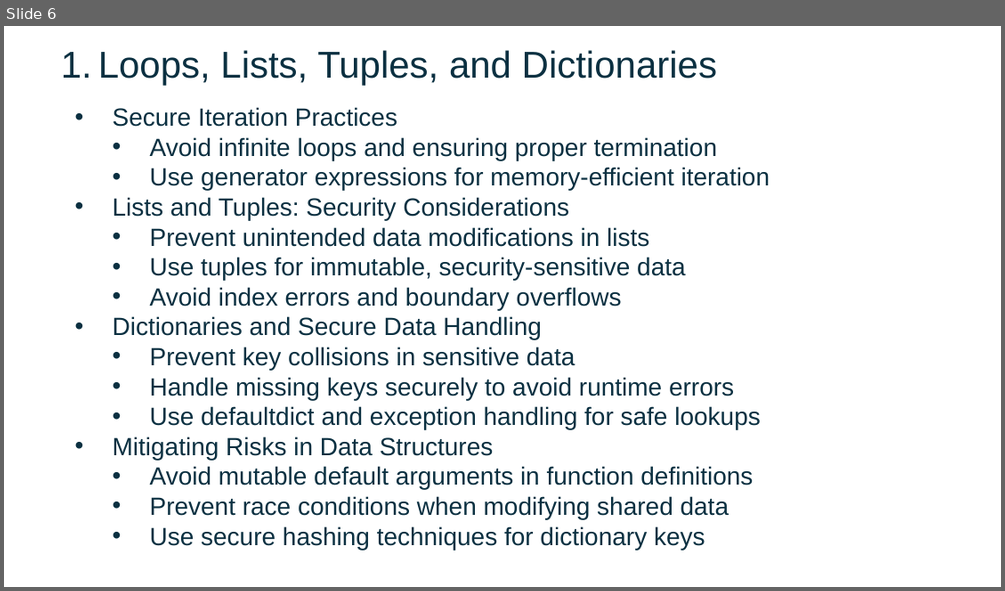
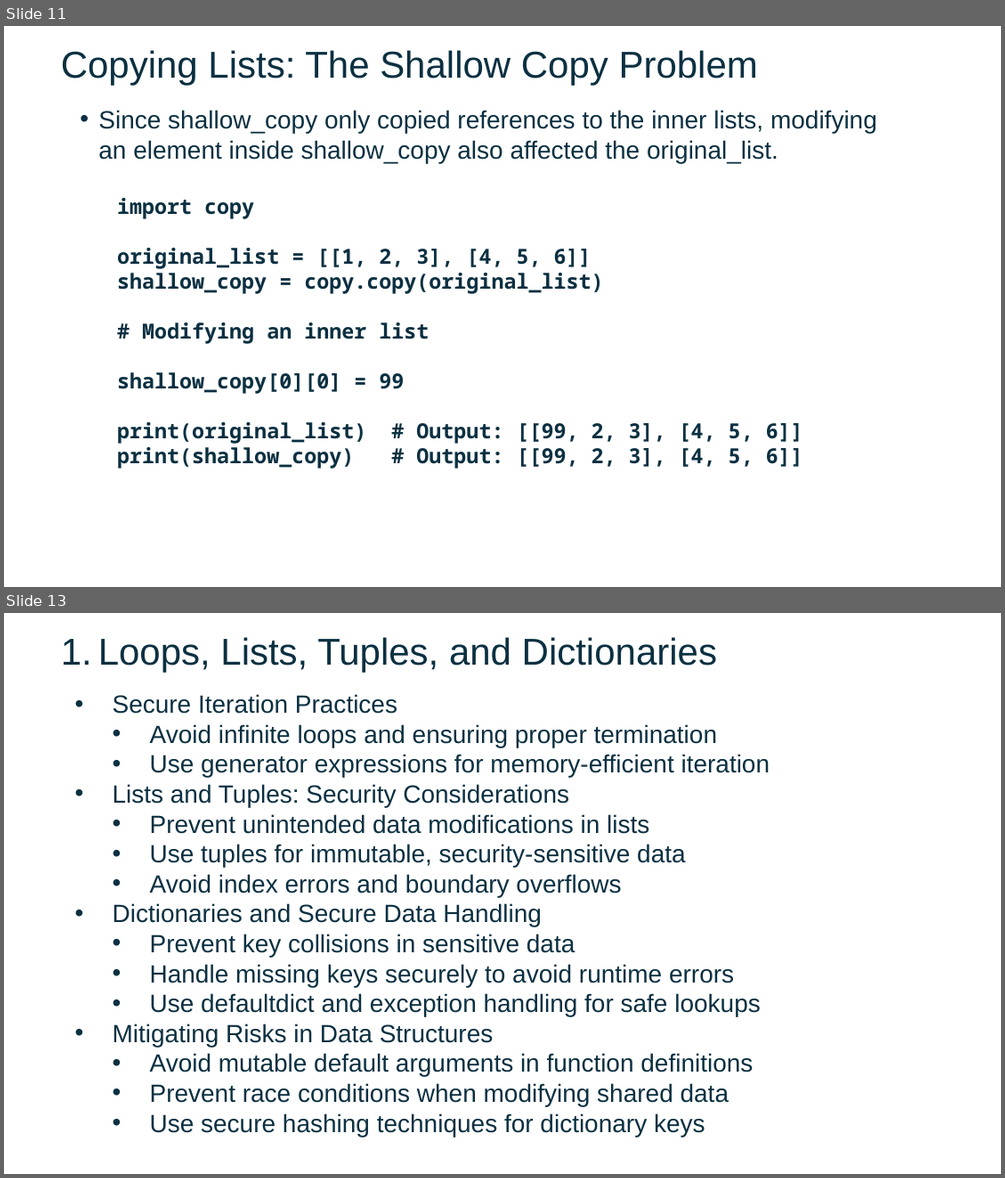
Before and after one commit to FSCJ-FacultyDev/SWC-Columbus-2025, a slide deck: Slides-Day2.pptx. Shown one above the other, each under a label of ours: slide 6 before the commit, slides 11 and 13 after it; the slides between them are not shown. The pictures are 1005x591 and 1005x1178 pixels, drawn with LibreOffice and Linux fonts; fonts in the diff are those of the drawing; background and template pictures are left out. Boxes give left, top, right and bottom in pixels: in the first picture for what was removed or moved away, otherwise in the second. Text is boxed around its words. In the diff, an @@ line names an element or a change of style, - is before the commit and + after.

```diff
--- a/Slides-Day2.pptx
+++ b/Slides-Day2.pptx
@@ slide 11 added at (x1=4, y1=26, x2=1001, y2=587), background picture (left out) @@
@@ text added at (x1=61, y1=50, x2=758, y2=86), 36 pt, text #0B3041 @@
+Copying Lists: The Shallow Copy Problem
@@ text added at (x1=98, y1=110, x2=877, y2=468), 20 pt, text #0B3041, bold @@
+• Since shallow_copy only copied references to the inner lists, modifying an element inside shallow_copy also affected the original_list.
+import copy
+original_list = [[1, 2, 3], [4, 5, 6]]
+shallow_copy = copy.copy(original_list)
+# Modifying an inner list
+shallow_copy[0][0] = 99
+print(original_list) # Output: [[99, 2, 3], [4, 5, 6]]
+print(shallow_copy) # Output: [[99, 2, 3], [4, 5, 6]]
@@ what was slide 6 is now slide 13 @@
```
Also in this commit, not shown: 5 slides changed, 6 other slides added.
